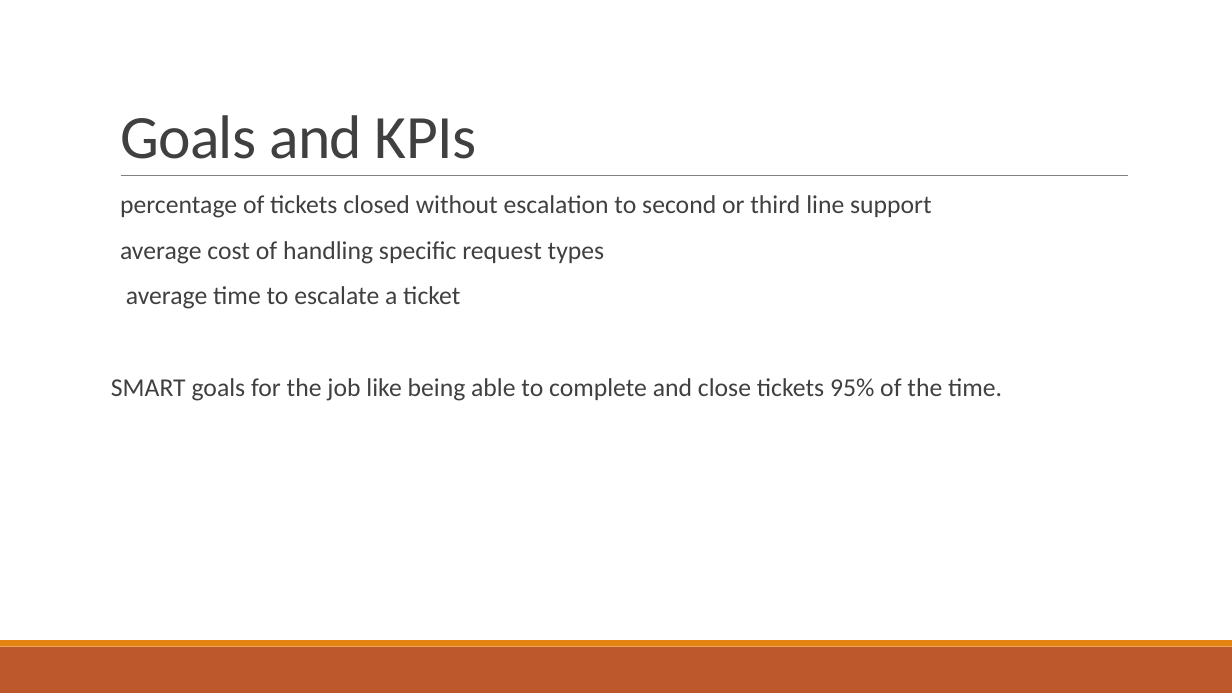
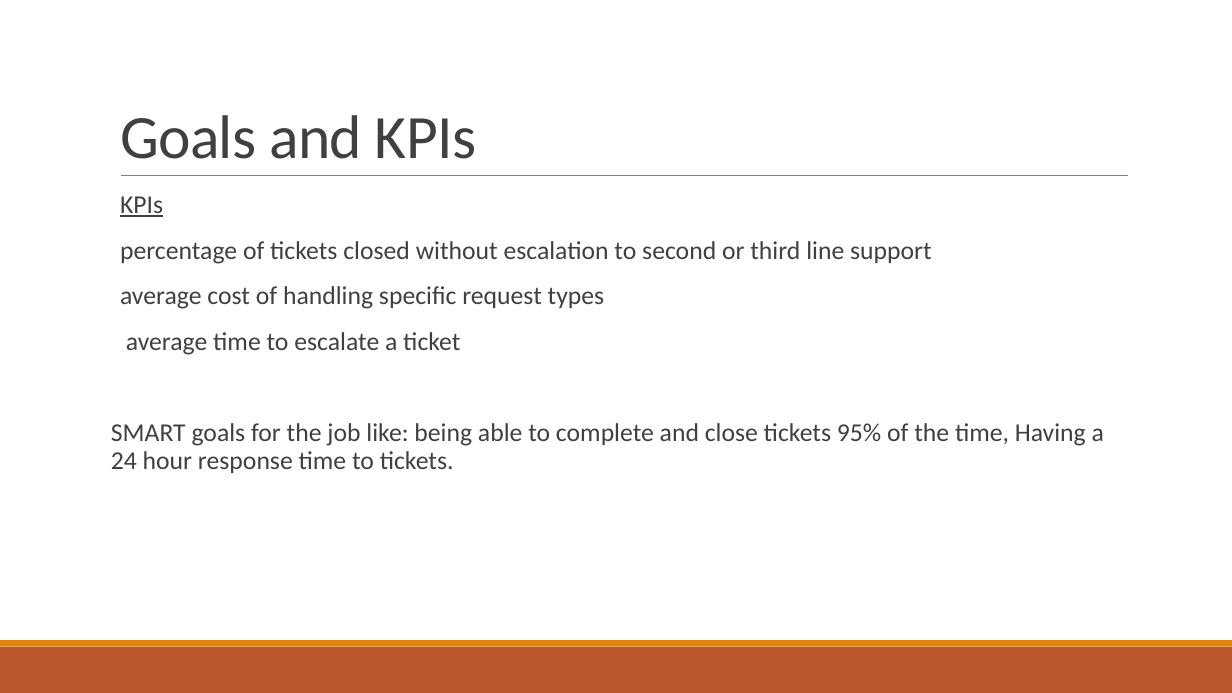
Before and after one commit to chrish160/Chp-6-Project, a slide deck: slide 2 of Service Desk.pptx. Drawn at 1232x693 pixels with LibreOffice and Linux fonts; fonts in the diff are those of the drawing. Boxes give left, top, right and bottom in pixels: in the first picture for what was removed or moved away, otherwise in the second. Text is boxed around its words. In the diff, an @@ line names an element or a change of style, - is before the commit and + after.

```diff
--- a/Service Desk.pptx
+++ b/Service Desk.pptx
@@ text at <box>120,196,163,217</box>: paragraph added @@
+  KPIs
@@ text at <box>111,423,1104,473</box>: text changed @@
-SMART goals for the job like being able to complete and close tickets 95% of the time.
+SMART goals for the job like: being able to complete and close tickets 95% of the time, Having a 24 hour response time to tickets.
```
Also in this commit, not shown: 2 other slides changed.
